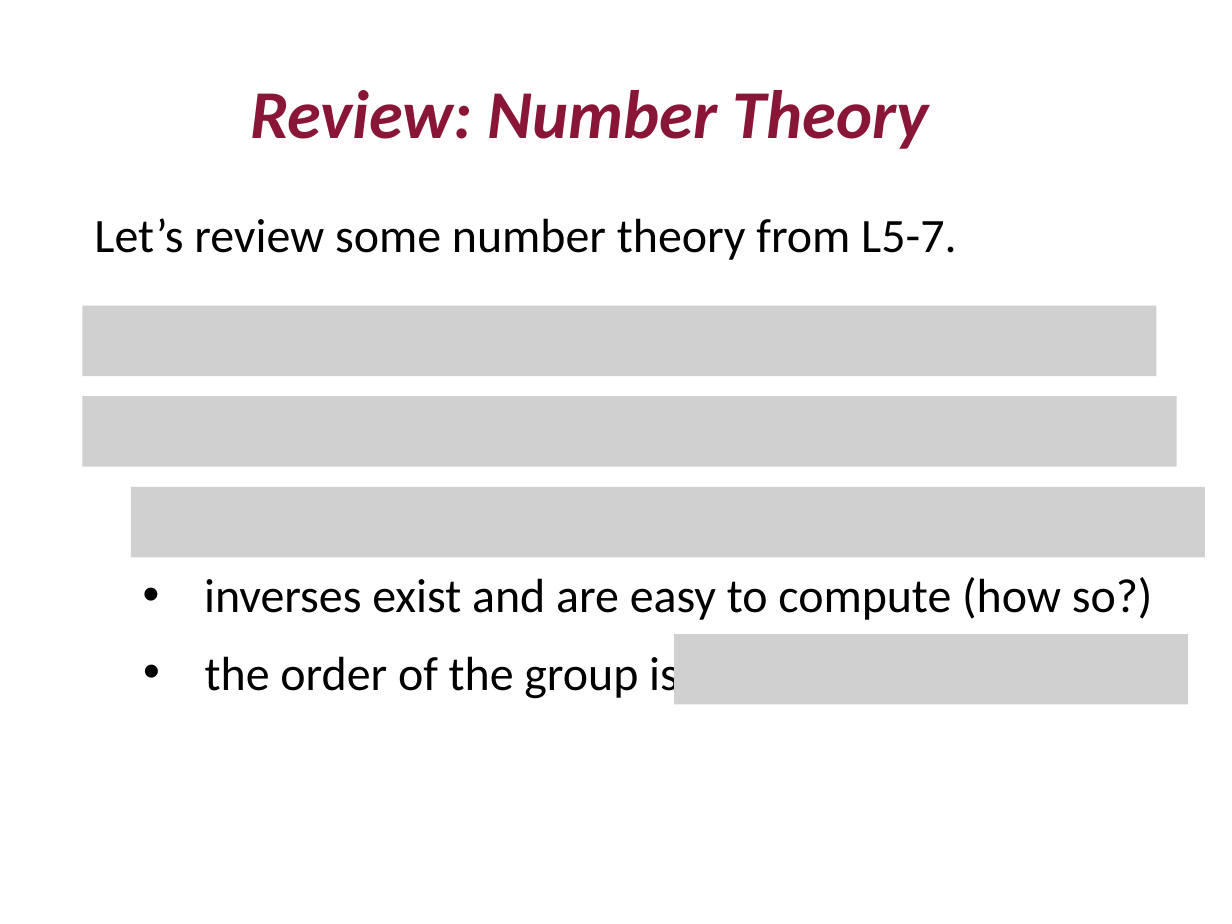
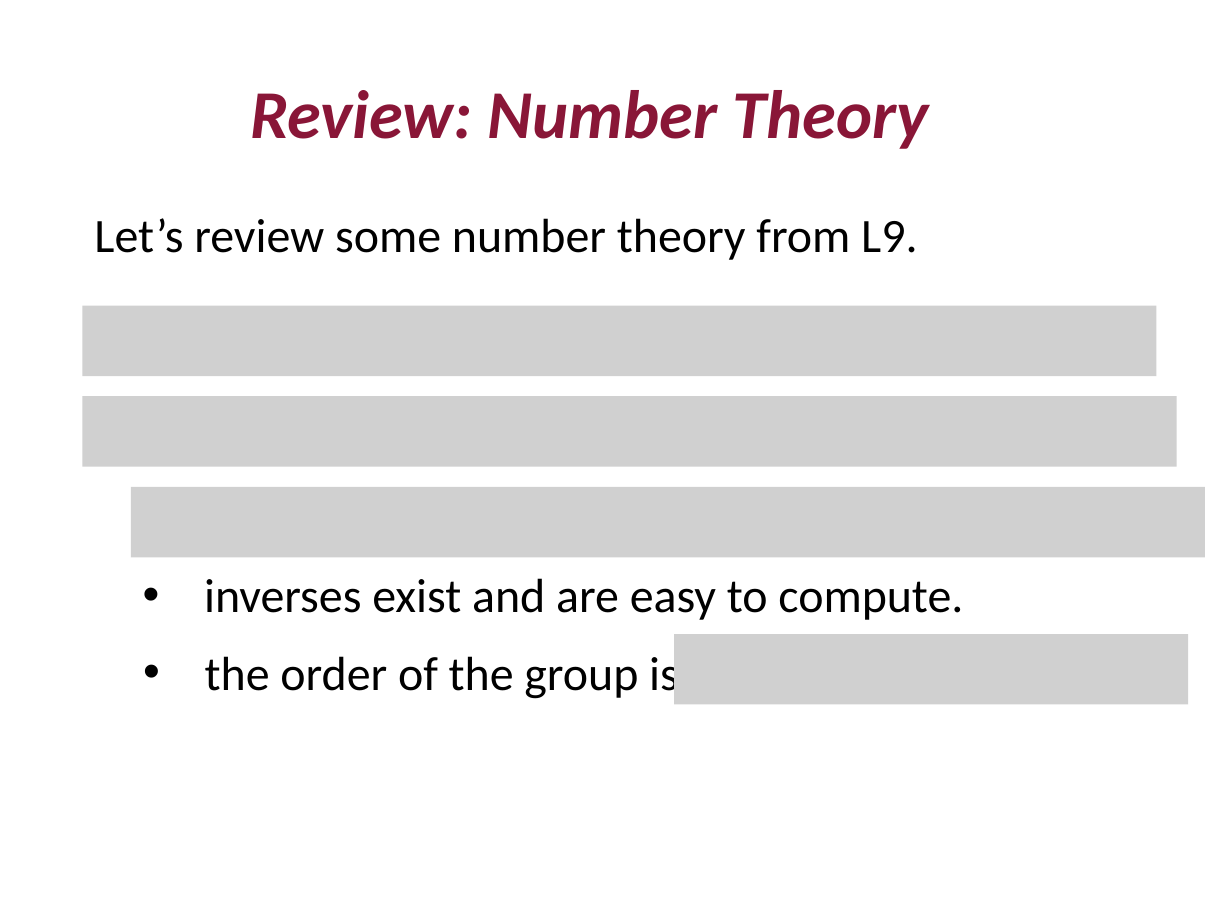
Before and after one commit to mit6875/mit6875.github.io, a slide deck: slide 11 of FA22SLIDES/lec10.pptx (slide 12 before the commit). Drawn at 1232x924 pixels with LibreOffice and Linux fonts; fonts in the diff are those of the drawing; grey boxes stand for pictures. Boxes give left, top, right and bottom in pixels: in the first picture for what was removed or moved away, otherwise in the second. Text is boxed around its words. In the diff, an @@ line names an element or a change of style, - is before the commit and + after.

Commit message:
uploaded slides

```diff
--- a/FA22SLIDES/lec10.pptx
+++ b/FA22SLIDES/lec10.pptx
@@ text at bbox=[94, 218, 917, 260]: text changed @@
-Let’s review some number theory from L5-7.
+Let’s review some number theory from L9.
@@ text at bbox=[204, 578, 963, 620]: text changed @@
-• inverses exist and are easy to compute (how so?)
+• inverses exist and are easy to compute.
```
Also in this commit, not shown: 12 other slides changed, 1 slide removed, 5 other files.
